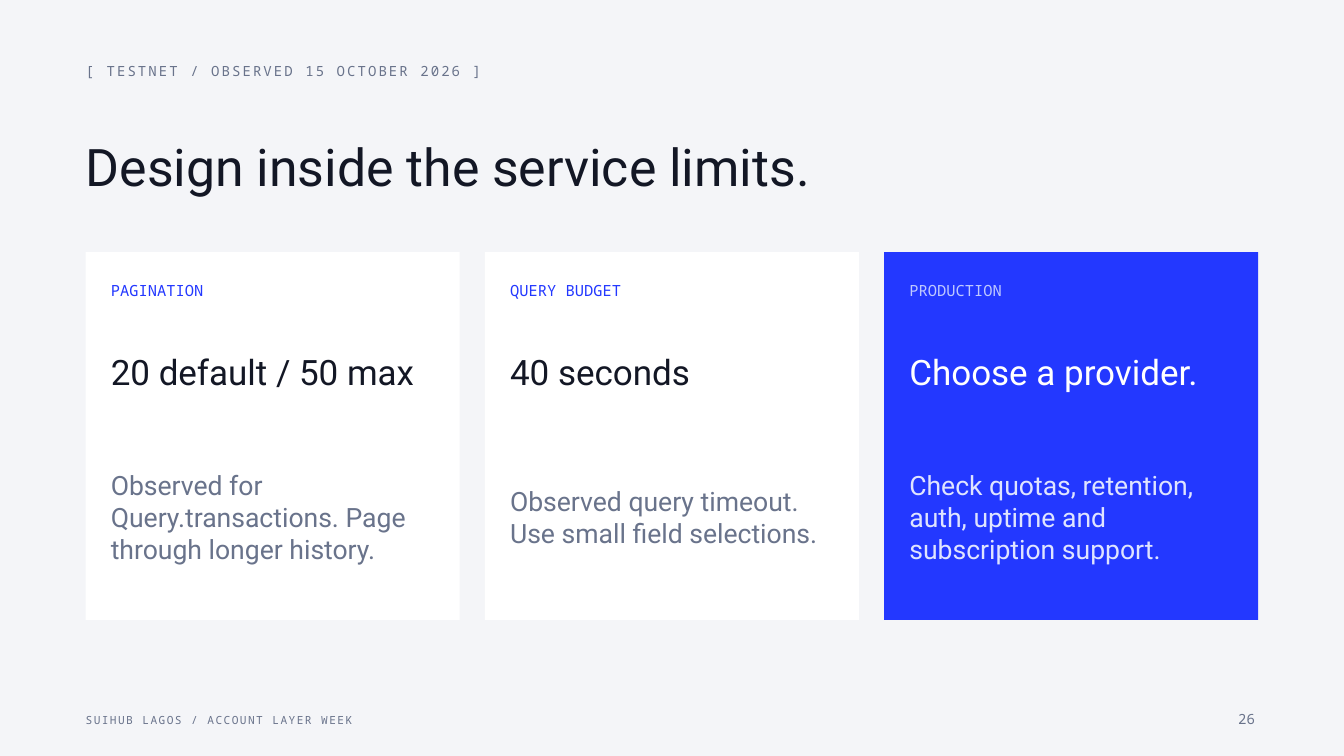
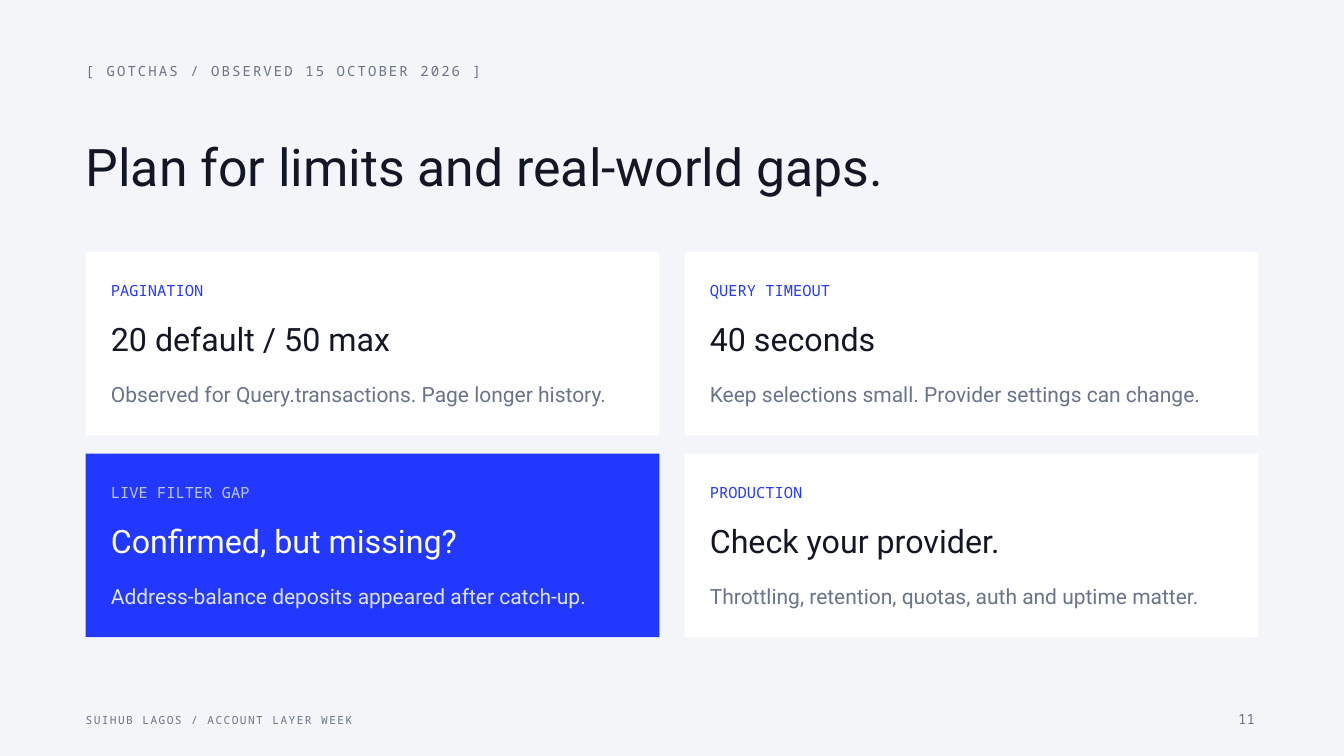
Before and after one commit to Nuel-osas/day3-till, a slide deck: slide 11 of teaching/Day3_Till_Live_Data_Seedless_Style.pptx (slide 26 before the commit). Drawn at 1344x756 pixels with LibreOffice and Linux fonts; fonts in the diff are those of the drawing. Boxes give left, top, right and bottom in pixels: in the first picture for what was removed or moved away, otherwise in the second. Text is boxed around its words. In the diff, an @@ line names an element or a change of style, - is before the commit and + after.

```diff
--- a/teaching/Day3_Till_Live_Data_Seedless_Style.pptx
+++ b/teaching/Day3_Till_Live_Data_Seedless_Style.pptx
@@ text at (107, 66, 460, 76): text changed @@
-[ TESTNET / OBSERVED 15 OCTOBER 2026 ]
+[ GOTCHAS / OBSERVED 15 OCTOBER 2026 ]
@@ text at (86, 146, 883, 197): text changed @@
-Design inside the service limits.
+Plan for limits and real-world gaps.
@@ rectangle: place and size @@
-rectangle at (86, 252, 460, 620)
+rectangle at (86, 252, 659, 436)
@@ rectangle: place and size @@
-rectangle at (485, 252, 859, 620)
+rectangle at (685, 252, 1258, 436)
@@ text at (710, 285, 830, 299): text changed @@
-QUERY BUDGET
+QUERY TIMEOUT
@@ text "20 default / 50 max" at (111, 326, 390, 352): size 25 to 23 pt @@
@@ text "40 seconds" at (710, 327, 875, 352): size 25 to 23 pt @@
@@ text "40 seconds": place and size @@
-text "40 seconds" at (510, 358, 690, 386)
+text "40 seconds" at (710, 327, 875, 352)
@@ text removed at (909, 358, 1197, 392) @@
-Choose a provider.
@@ text at (111, 386, 606, 407): text changed; size 19 to 15 pt @@
-Observed for Query.transactions. Page through longer history.
+Observed for Query.transactions. Page longer history.
@@ text at (710, 386, 1200, 407): text changed; size 19 to 15 pt @@
-Observed query timeout. Use small field selections.
+Keep selections small. Provider settings can change.
@@ rectangle: place and size @@
-rectangle at (884, 252, 1258, 620)
+rectangle at (86, 454, 659, 637)
@@ rectangle added at (685, 454, 1258, 637), fill #FFFFFF @@
@@ text "PRODUCTION": place and size @@
-text "PRODUCTION" at (909, 285, 1002, 296)
+text "PRODUCTION" at (710, 487, 803, 498)
@@ text "PRODUCTION" at (710, 487, 803, 498): text colour #BFC9FF to #2338FF @@
@@ text removed at (909, 475, 1193, 565) @@
-Check quotas, retention, auth, uptime and subscription support.
@@ text added at (111, 487, 250, 498), 11 pt, text #BFC9FF @@
+LIVE FILTER GAP
@@ text added at (111, 528, 457, 560), 23 pt, text #FFFFFF @@
+Confirmed, but missing?
@@ text added at (710, 529, 1000, 560), 23 pt, text #131725 @@
+Check your provider.
@@ text added at (111, 588, 585, 609), 15 pt, text #DFE4FF @@
+Address-balance deposits appeared after catch-up.
@@ text added at (710, 588, 1198, 609), 15 pt, text #69738B @@
+Throttling, retention, quotas, auth and uptime matter.
@@ text at (1238, 714, 1255, 724): text changed @@
-26
+11
```
Also in this commit, not shown: 12 other slides changed, 1 slide added, 16 slides removed, 6 other files.
